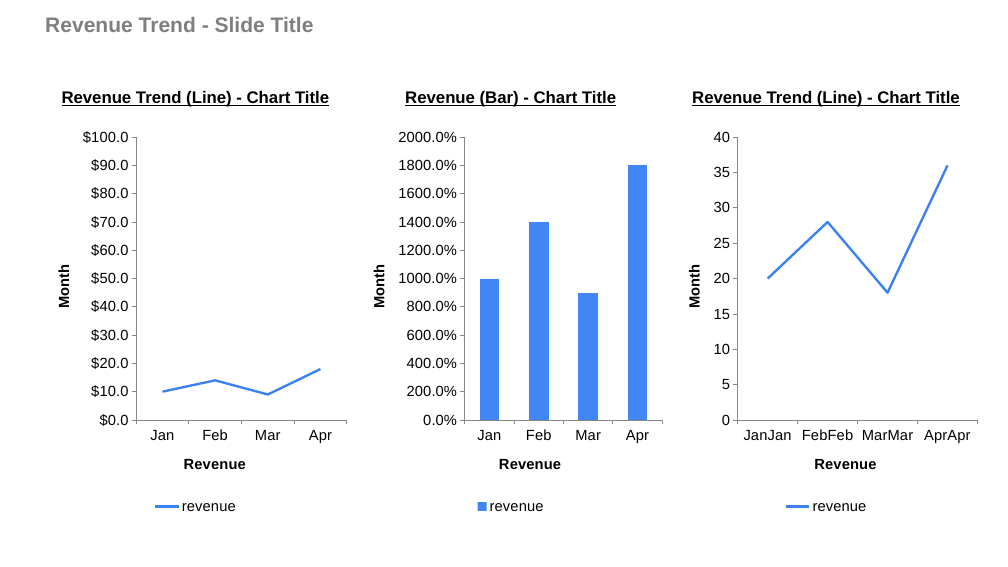
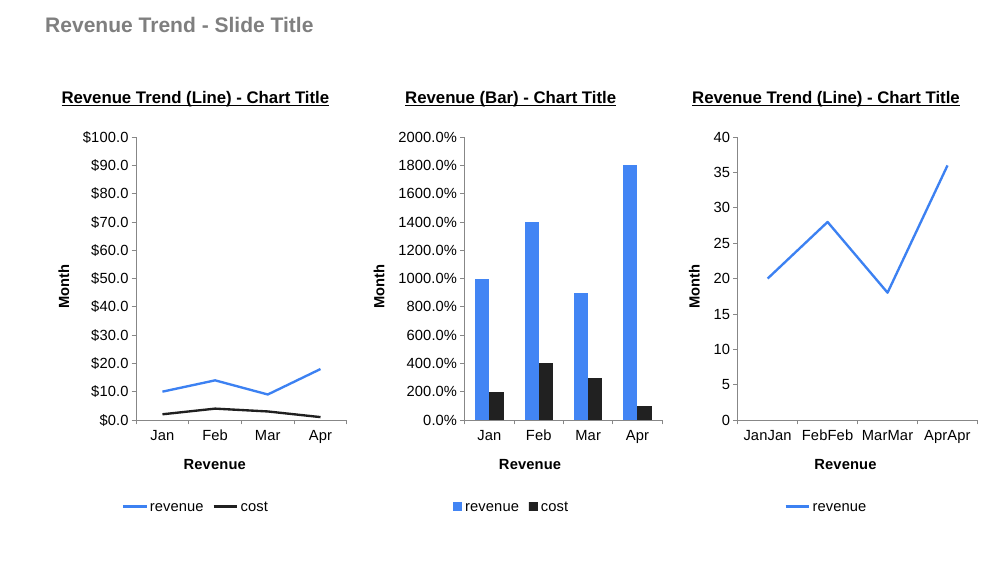
Before and after one commit to josephcobb111/deckbridge, a slide deck: slide 4 of notebooks/demo.pptx. Drawn at 1008x567 pixels with LibreOffice and Linux fonts; fonts in the diff are those of the drawing. Boxes give left, top, right and bottom in pixels: in the first picture for what was removed or moved away, otherwise in the second. Text is boxed around its words. In the diff, an @@ line names an element or a change of style, - is before the commit and + after.

```diff
--- a/notebooks/demo.pptx
+++ b/notebooks/demo.pptx
@@ line chart at <box>38,121,353,518</box> @@
+cost: 2, 4, 3, 1
@@ column chart at <box>353,121,668,518</box> @@
+cost: 2, 4, 3, 1
```
Also in this commit, not shown: 2 other slides changed, 6 other files.
